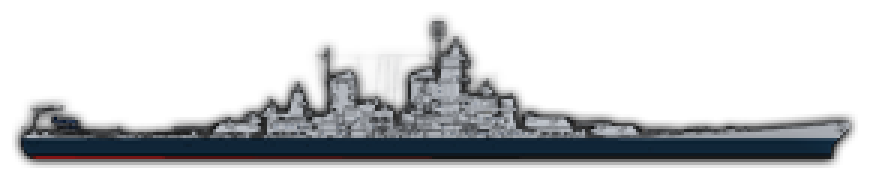
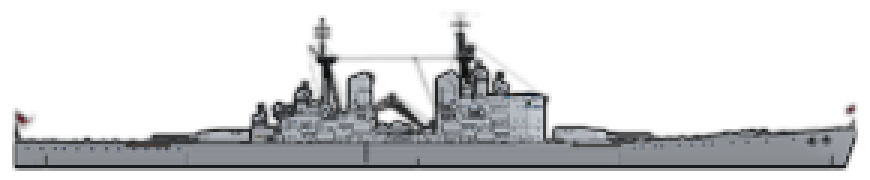
Revision of a layered 870 × 180 image; what changed, layer by layer:
removed layer "Layer 13" from group "Group 1" over [21, 21, 849, 159]
added layer "Layer 27" in group "Group 1" over [15, 12, 855, 168]
